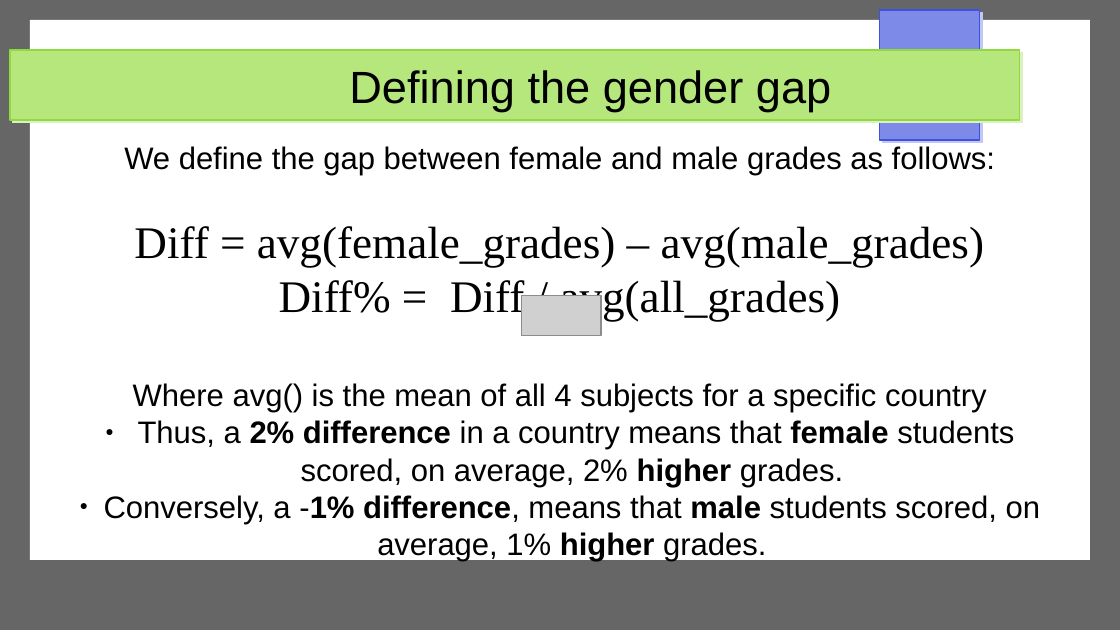
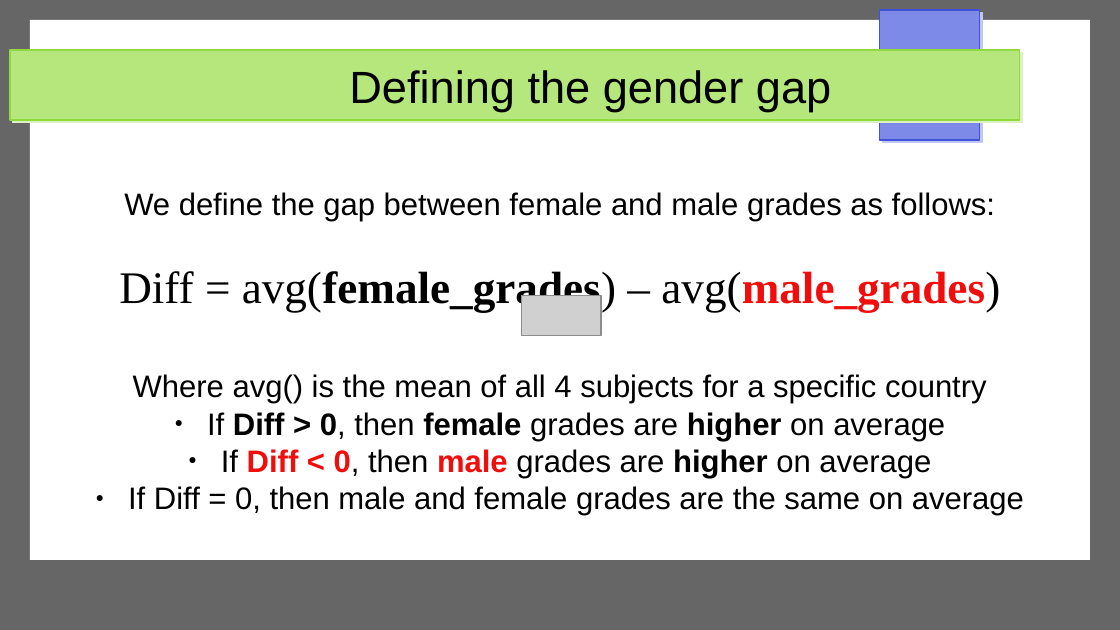
Before and after one commit to dimits-ts/visualization-assignments, a slide deck: slide 13 of presentation-static.odp. Drawn at 1120x630 pixels with LibreOffice and Linux fonts; fonts in the diff are those of the drawing; grey boxes stand for pictures. Boxes give left, top, right and bottom in pixels: in the first picture for what was removed or moved away, otherwise in the second. Text is boxed around its words. In the diff, an @@ line names an element or a change of style, - is before the commit and + after.

Commit message:
change diff% to diff in presentation

```diff
--- a/presentation-static.odp
+++ b/presentation-static.odp
@@ subtitle "We define the gap between ...": place and size @@
-subtitle "We define the gap between ..." at box(104, 146, 1040, 561)
+subtitle "We define the gap between ..." at box(119, 192, 1024, 516)
@@ subtitle at box(119, 271, 1000, 312): text colour #000000 to #F10D0C in "avg(male_grades)"; bold on in "avg(female_grades) avg(male_grades)" @@
@@ subtitle at box(279, 280, 841, 321): paragraph removed @@
-Diff% = Diff / avg(all_grades)
@@ subtitle at box(128, 412, 1024, 516): text changed @@
-● Thus, a 2% difference in a country means that female students scored, on average, 2% higher grades.
-● Conversely, a -1% difference, means that male students scored, on average, 1% higher grades.
+● If Diff > 0, then female grades are higher on average
+● If Diff < 0, then male grades are higher on average
+● If Diff = 0, then male and female grades are the same on average
```
Also in this commit, not shown: 3 other slides changed, 1 slide added.
